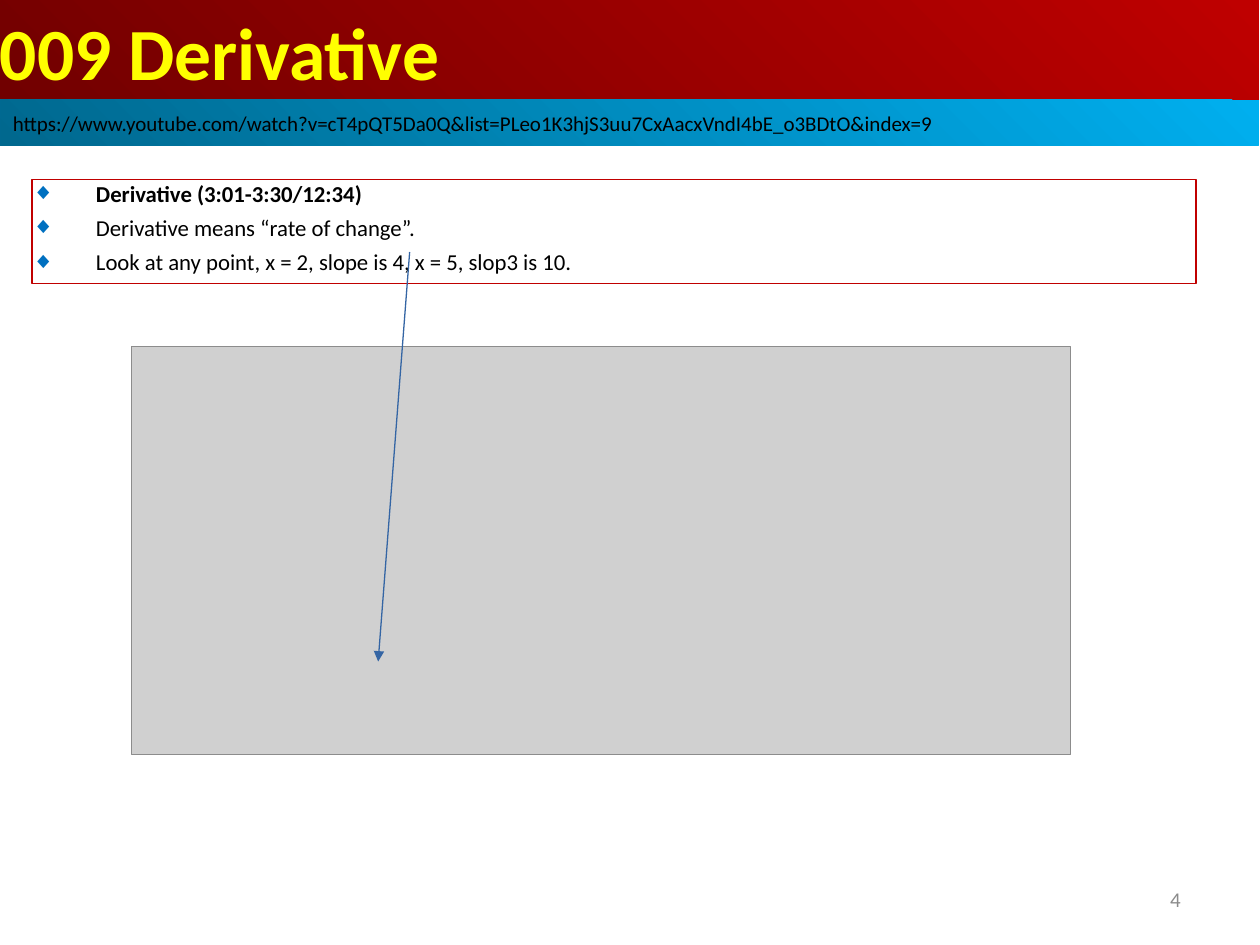
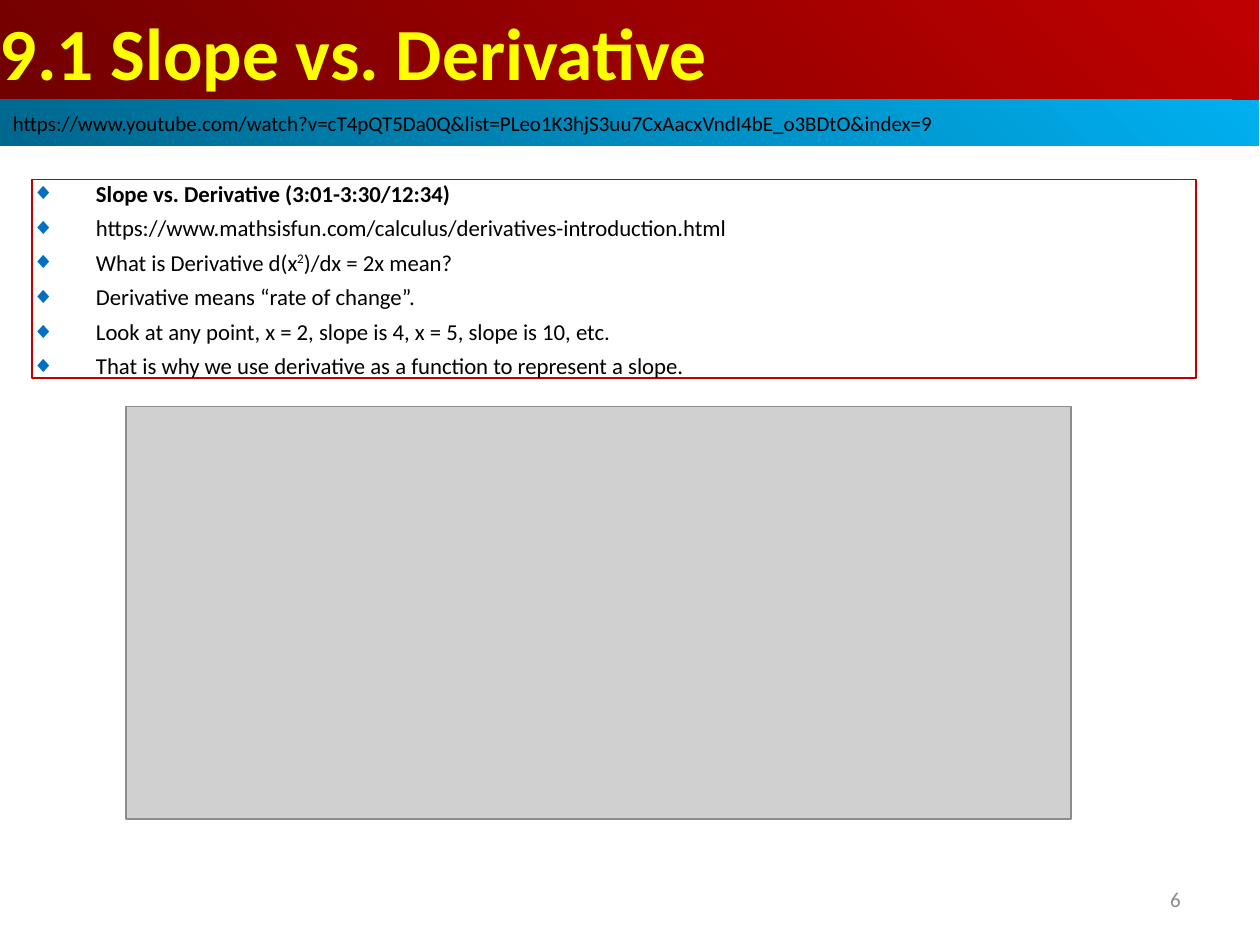
Before and after one commit to peterhchen/AIU_CS512_DL, a slide deck: slide 6 of 000_Lecture_Project/week02/01_Lecture/09_Derivative.ppt (slide 4 before the commit). Drawn at 1260x945 pixels with LibreOffice and Linux fonts; fonts in the diff are those of the drawing; grey boxes stand for pictures. Boxes give left, top, right and bottom in pixels: in the first picture for what was removed or moved away, otherwise in the second. Text is boxed around its words. In the diff, an @@ line names an element or a change of style, - is before the commit and + after.

Commit message:
Derivative
1. What is slope vs. Derivatives?
2. What is the Power rule and Sum rule?
3. Derivative and Partial Derivative
4. WHt Derivative to Deep Learning?
5. Neural Network Model for Insurance Prediction

```diff
--- a/000_Lecture_Project/week02/01_Lecture/09_Derivative.ppt
+++ b/000_Lecture_Project/week02/01_Lecture/09_Derivative.ppt
@@ text in rectangle at [0, 28, 707, 92]: text changed @@
-009 Derivative
+9.1 Slope vs. Derivative
@@ rectangle "Slope vs. Derivative (3:01-3:30/12:34)": place and size @@
-rectangle "Slope vs. Derivative (3:01-3:30/12:34)" at [32, 179, 1196, 282]
+rectangle "Slope vs. Derivative (3:01-3:30/12:34)" at [32, 179, 1196, 378]
@@ text in rectangle at [96, 185, 726, 274]: text changed; bold off @@
-◆ Derivative (3:01-3:30/12:34)
+◆ Slope vs. Derivative (3:01-3:30/12:34)
+◆ https://www.mathsisfun.com/calculus/derivatives-introduction.html
+◆ What is Derivative d(x2)/dx = 2x mean?
@@ arrow removed from (410, 252) to (378, 662) @@
@@ text in rectangle at [96, 324, 683, 379]: text changed @@
-◆ Look at any point, x = 2, slope is 4, x = 5, slop3 is 10.
+◆ Look at any point, x = 2, slope is 4, x = 5, slope is 10, etc.
+◆ That is why we use derivative as a function to represent a slope.
@@ picture: place and size @@
-picture at [131, 346, 1071, 755]
+picture at [126, 407, 1071, 819]
@@ page number at [1170, 893, 1181, 907]: text changed @@
-4
+6
```
Also in this commit, not shown: 13 other slides changed, 8 slides added.
